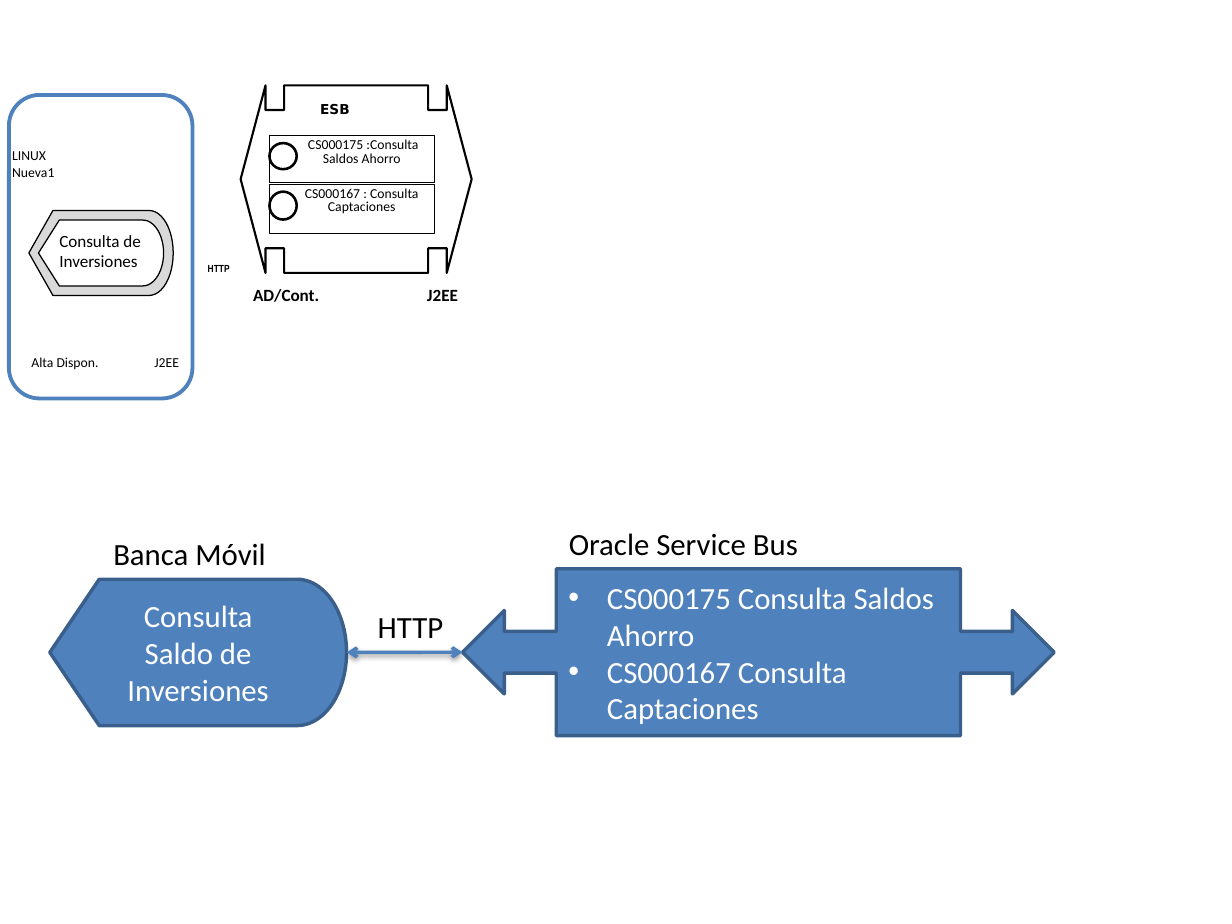
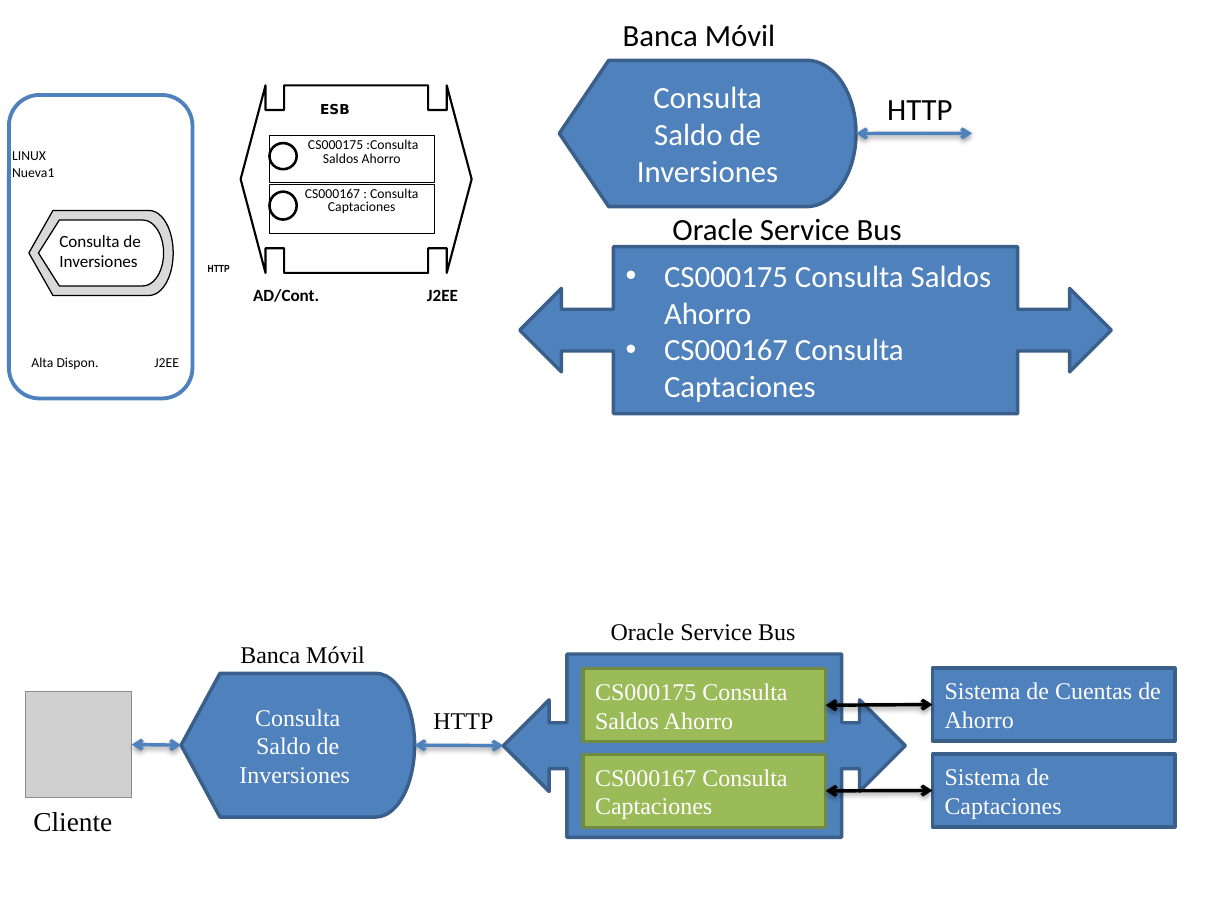
Before and after one commit to SergioCrda/TT2, a slide deck: slide 6 of servicio resumidos.pptx. Drawn at 1232x924 pixels with LibreOffice and Linux fonts; fonts in the diff are those of the drawing; grey boxes stand for pictures. Boxes give left, top, right and bottom in pixels: in the first picture for what was removed or moved away, otherwise in the second. Text is boxed around its words. In the diff, an @@ line names an element or a change of style, - is before the commit and + after.

```diff
--- a/servicio resumidos.pptx
+++ b/servicio resumidos.pptx
@@ 2 texts, 1 flow chart display, 1 double arrow: place and size @@
-2 texts, 1 flow chart display, 1 double arrow at bbox=[49, 543, 462, 726]
+2 texts, 1 flow chart display, 1 double arrow at bbox=[559, 24, 972, 207]
@@ text "Oracle Service Bus" rewrapped from bbox=[569, 533, 798, 556] to bbox=[672, 218, 902, 248] @@
@@ left right arrow callout "CS000175 Consulta Saldos Ahorro": place and size @@
-left right arrow callout "CS000175 Consulta Saldos Ahorro" at bbox=[462, 569, 1053, 737]
+left right arrow callout "CS000175 Consulta Saldos Ahorro" at bbox=[520, 246, 1111, 414]
@@ text added at bbox=[611, 623, 795, 641], 14 pt, text #000000 @@
+Oracle Service Bus
@@ text added at bbox=[240, 646, 365, 664], 14 pt, text #000000 @@
+Banca Móvil
@@ left right arrow callout added at bbox=[504, 654, 906, 838], fill #4F81BD, outline #3A5F8C 2 pt @@
@@ flow chart display added at bbox=[181, 673, 415, 817], fill #4F81BD, outline #3A5F8C 2 pt, 14 pt, text #FFFFFF @@
+Consulta Saldo de Inversiones
@@ rectangle added at bbox=[583, 669, 825, 742], fill #9BBB59, outline #738A42 2 pt, 14 pt, text #FFFFFF @@
+CS000175 Consulta Saldos Ahorro
@@ rectangle added at bbox=[933, 668, 1175, 740], fill #4F81BD, outline #3A5F8C 2 pt, 14 pt, text #FFFFFF @@
+Sistema de Cuentas de Ahorro
@@ picture added at bbox=[26, 691, 132, 797] @@
@@ text added at bbox=[433, 713, 493, 729], 14 pt, text #000000 @@
+HTTP
@@ double arrow added from (933, 705) to (825, 705), #000000 2 pt @@
@@ double arrow added from (181, 745) to (132, 744), #4F81BD 2 pt @@
@@ double arrow added from (415, 745) to (504, 745), #4F81BD 2 pt @@
@@ rectangle added at bbox=[583, 754, 825, 827], fill #9BBB59, outline #738A42 2 pt, 14 pt, text #FFFFFF @@
+CS000167 Consulta Captaciones
@@ rectangle added at bbox=[933, 754, 1175, 827], fill #4F81BD, outline #3A5F8C 2 pt, 14 pt, text #FFFFFF @@
+Sistema de Captaciones
@@ double arrow added from (825, 791) to (933, 791), #000000 2 pt @@
@@ text added at bbox=[33, 812, 112, 832], 16 pt, text #000000 @@
+Cliente
```
Also in this commit, not shown: 13 other slides changed, 2 other files.
